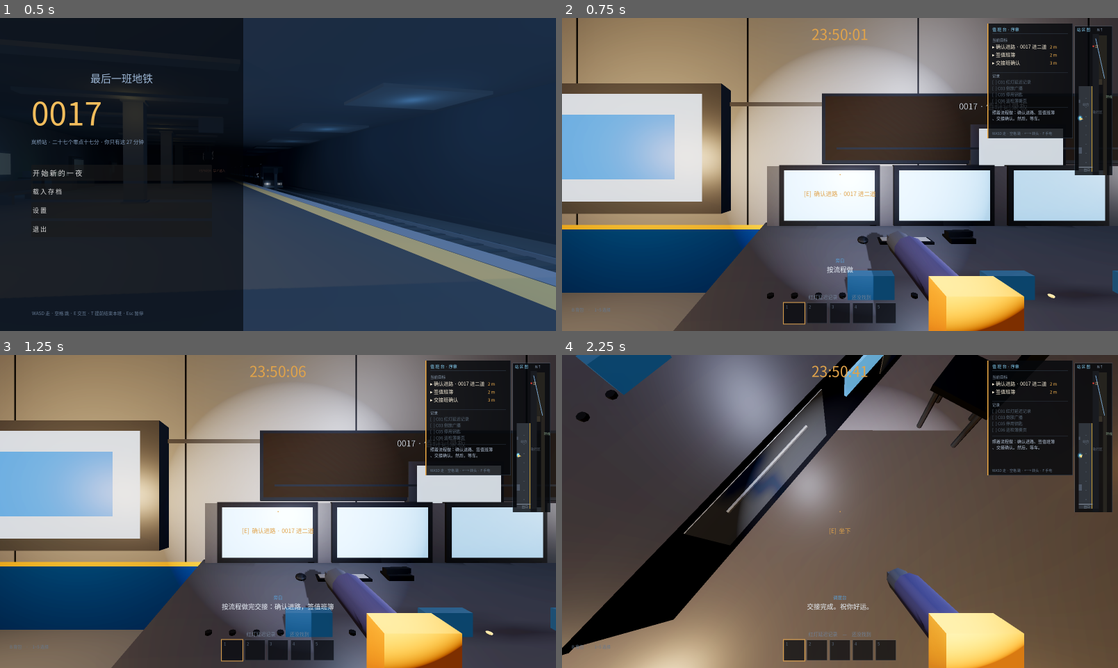
Above: before the commit, frames 1-4 (two rows, left to right).
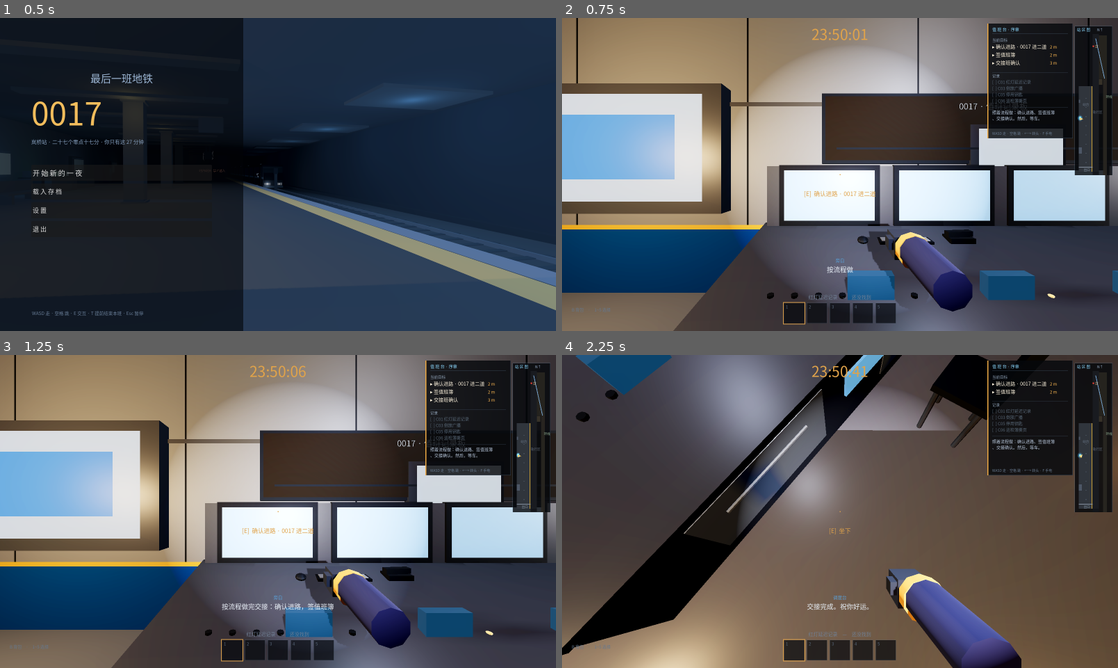
Above: after the commit, the same moments.

Repository: sabrina1647412733-collab/anomaly-bureau-game
Game: Godot game, scene res://scenes/main.tscn
Two runs of this game, one before a commit and one after it. Both use one fixed random seed, a clock stepped at 60 frames per second and the inputs below.
Inputs (mouse positions are in pixels of both pictures, inside the frame that each line leads up to):
- Up to frame 1 (0.5 s): no input
- Up to frame 2 (0.75 s): click "开 始 新 的 一 夜" at 0.5 s
- Up to frame 3 (1.25 s): no input
- Up to frame 4 (2.25 s): tap Enter at 1.25 s; move the mouse to (867, 511) at 1.27 s; hold E 1.28-2.03 s; hold Up from 1.28 s (still down); click (867, 511) at 1.42 s; tap Space at 1.52 s; move the mouse to (812, 511) at 2.02 s; tap R at 2.1 s

Frame 1 is identical in both runs. In frame 2, 4.0% of the frame differs, in the area x 54-84%, y 65-100%; in frame 3, 4.0%; in frame 4, 3.8%.

Commit message:
[godot] 角色形体第二轮（模型换成 vision 后第一次真正看图改）：① 去掉额头上那条深色横带（读起来像蒙眼布），头发改成「盖头顶 + 后脑 + 两侧鬓发」把脸框住；林岚另加低马尾；② NPC 头顶枢轴抬高 2cm 并新增脖子，肩部加肩块，手臂与躯干不再硬接；③ 手持物改为「挂在手上」：林岚工具盒做大（0.25x0.19x0.34 + 盖缝 + 提手）并落到左手下方，陈默公文包落到右手下方 + 提手；周砚的监听耳机从腰侧挪回脖子上（颈带 + 两个耳罩）；④ 第一人称手臂重做：整臂外移到 z=-0.62，小臂变短变细，袖口从 15cm 方块改成圆环（原来离相机 2cm，画面右下角一大块橙），手掌改盒子 + 拇指 + 三指。自检 exit 0 无报错；charlineup.gd 顺手关掉 HUD 并加了一张玩家上半身特写 - 小千

Diff:
--- a/scripts/game.gd
+++ b/scripts/game.gd
@@ -428,19 +428,24 @@
 	n.add_child(upper)
 	var hp := Node3D.new()
 	hp.name = "headPivot"
-	hp.position = Vector3(0, 0.605, 0)          # 世界 y = 1.60
+	hp.position = Vector3(0, 0.625, 0)          # 世界 y = 1.62（抬高 2cm 给脖子留位置）
 	upper.add_child(hp)
 	# 头 / 发 / 帽 / 眼（坐标相对头枢轴）
 	_part(hp, "head", Vector3(0, 0, 0), Vector3(0.21, 0.23, 0.20), skin)
-	_part(hp, "hair", Vector3(0, 0.105, -0.01), Vector3(0.235, 0.075, 0.225), hair)
+	# 头发：盖住头顶 + 后脑（原来那条横在前额的"发际"看起来像蒙眼布）
+	_part(hp, "hairTop", Vector3(0, 0.118, 0.014), Vector3(0.222, 0.045, 0.222), hair)
+	_part(hp, "hairBack", Vector3(0, 0.012, 0.104), Vector3(0.212, 0.212, 0.044), hair)
+	for hx in [-0.104, 0.104]:
+		_part(hp, "hairSide" + ("L" if hx < 0 else "R"), Vector3(hx, 0.052, 0.004), Vector3(0.030, 0.132, 0.192), hair)
+	if nm == "林岚":
+		_part(hp, "ponytail", Vector3(0, -0.070, 0.128), Vector3(0.086, 0.185, 0.068), hair)
 	if cap_on:
-		_part(hp, "cap", Vector3(0, 0.140, 0), Vector3(0.245, 0.055, 0.235), cloth2)
-		_part(hp, "visor", Vector3(0, 0.118, -0.155), Vector3(0.235, 0.030, 0.110), cloth2)
-	else:
-		_part(hp, "hairback", Vector3(0, -0.025, 0.098), Vector3(0.215, 0.215, 0.045), hair)
+		_part(hp, "cap", Vector3(0, 0.152, 0), Vector3(0.243, 0.055, 0.233), cloth2)
+		_part(hp, "visor", Vector3(0, 0.130, -0.152), Vector3(0.233, 0.030, 0.108), cloth2)
 	for ex in [-0.055, 0.055]:
-		_part(hp, "eye", Vector3(ex, 0.017, -0.104), Vector3(0.045, 0.026, 0.020), Color(0.06, 0.06, 0.07))
+		_part(hp, "eye", Vector3(ex, 0.022, -0.104), Vector3(0.045, 0.026, 0.020), Color(0.06, 0.06, 0.07))
 	# 躯干 / 领口 / 工牌（坐标相对上半身枢轴）
+	_part(upper, "neck", Vector3(0, 0.492, 0), Vector3(0.118, 0.078, 0.118), skin)
 	_part(upper, "torso", Vector3(0, 0.265, 0), Vector3(0.40, 0.46, 0.24), cloth)
 	_part(upper, "collar", Vector3(0, 0.475, 0), Vector3(0.30, 0.065, 0.215), cloth2)
 	_part(upper, "badge", Vector3(0.10, 0.350, -0.132), Vector3(0.055, 0.075, 0.016), accent, 1.6)
@@ -452,6 +457,7 @@
 		_part(n, "leg" + sfx, Vector3(sgn * 0.105, 0.770, 0), Vector3(0.155, 0.45, 0.165), cloth2, 0.0, true)
 		_part(n, "shin" + sfx, Vector3(sgn * 0.105, 0.3175, 0), Vector3(0.140, 0.455, 0.150), cloth2, 0.0, true)
 		_part(n, "shoe" + sfx, Vector3(sgn * 0.105, 0.045, -0.035), Vector3(0.155, 0.09, 0.26), Color(0.07, 0.07, 0.08))
+		_part(upper, "shoulderCap" + sfx, Vector3(sgn * 0.232, 0.432, 0), Vector3(0.140, 0.078, 0.160), cloth)
 		_part(upper, "armU" + sfx, Vector3(sgn * 0.245, 0.310, 0), Vector3(0.115, 0.33, 0.125), cloth, 0.0, true)
 		_part(upper, "armL" + sfx, Vector3(sgn * 0.255, -0.010, -0.030), Vector3(0.100, 0.31, 0.110), cloth, 0.0, true)
 		_part(upper, "hand" + sfx, Vector3(sgn * 0.255, -0.205, -0.050), Vector3(0.095, 0.120, 0.100), skin)
@@ -463,14 +469,21 @@
 	# 每人的随身物（区分剪影）
 	match nm:
 		"林岚":
-			_part(upper, "case", Vector3(-0.345, -0.255, -0.02), Vector3(0.20, 0.16, 0.34), Color(0.55, 0.34, 0.16))
-			_part(upper, "caseLid", Vector3(-0.345, -0.165, -0.02), Vector3(0.17, 0.03, 0.30), Color(0.30, 0.32, 0.34))
+			# 工具盒挂在左手下方，手正好在提手上（原来悬在胯边、手碰不到）
+			_part(upper, "case", Vector3(-0.262, -0.360, -0.02), Vector3(0.25, 0.19, 0.34), Color(0.55, 0.34, 0.16))
+			_part(upper, "caseLid", Vector3(-0.262, -0.258, -0.02), Vector3(0.22, 0.032, 0.30), Color(0.30, 0.32, 0.34))
+			_part(upper, "caseSeam", Vector3(-0.262, -0.300, -0.02), Vector3(0.256, 0.012, 0.346), Color(0.30, 0.20, 0.10))
+			_part(upper, "caseGrip", Vector3(-0.255, -0.222, -0.02), Vector3(0.036, 0.062, 0.036), Color(0.10, 0.10, 0.12))
 		"周砚":
-			_part(upper, "muff", Vector3(-0.310, 0.025, -0.02), Vector3(0.19, 0.16, 0.24), Color(0.10, 0.10, 0.12))
-			_part(upper, "headband", Vector3(0, 0.460, 0.010), Vector3(0.345, 0.045, 0.255), Color(0.10, 0.10, 0.12))
+			# 监听耳机改成挂在脖子上：颈带 + 两个耳罩（原来是一块黑盒子贴在腰上）
+			_part(upper, "headband", Vector3(0, 0.498, 0.012), Vector3(0.300, 0.048, 0.250), Color(0.10, 0.10, 0.12))
+			for ex in [-0.128, 0.128]:
+				_part(upper, "muff" + ("L" if ex < 0 else "R"), Vector3(ex, 0.470, 0.010), Vector3(0.062, 0.105, 0.100), Color(0.10, 0.10, 0.12))
 		"陈默":
-			_part(upper, "brief", Vector3(-0.335, -0.295, -0.02), Vector3(0.22, 0.24, 0.10), Color(0.17, 0.13, 0.10))
-			_part(upper, "briefLid", Vector3(-0.335, -0.165, -0.02), Vector3(0.19, 0.03, 0.06), Color(0.35, 0.30, 0.20))
+			# 公文包挂在右手下方
+			_part(upper, "brief", Vector3(0.255, -0.365, -0.02), Vector3(0.22, 0.24, 0.10), Color(0.17, 0.13, 0.10))
+			_part(upper, "briefLid", Vector3(0.255, -0.250, -0.02), Vector3(0.19, 0.03, 0.06), Color(0.35, 0.30, 0.20))
+			_part(upper, "briefGrip", Vector3(0.255, -0.215, -0.02), Vector3(0.036, 0.060, 0.036), Color(0.30, 0.26, 0.18))
 	var key := OmniLight3D.new()
 	key.position = Vector3(0.5, 1.5, 0.6)
 	key.light_color = Color(0.75, 0.82, 0.95)
--- a/scripts/player.gd
+++ b/scripts/player.gd
@@ -148,6 +148,9 @@
 	hip.add_child(_mesh_box(Vector3(0.36, 0.20, 0.24), dark, Vector3(0, 0.0125, 0)))
 	var torso := _joint("torso", body, Vector3(0, 0.94, 0))
 	torso.add_child(_mesh_box(Vector3(0.42, 0.50, 0.26), coat, Vector3(0, 0.25, 0)))
+	torso.add_child(_mesh_box(Vector3(0.115, 0.080, 0.115), skin, Vector3(0, 0.470, 0)))
+	for sc in [-1.0, 1.0]:
+		torso.add_child(_mesh_box(Vector3(0.140, 0.080, 0.160), coat, Vector3(sc * 0.232, 0.455, 0)))
 	torso.add_child(_mesh_box(Vector3(0.44, 0.44, 0.275), vest, Vector3(0, 0.22, 0), 0.55))   # 反光背心（A 里是从胸到胯的长背心）
 	torso.add_child(_mesh_box(Vector3(0.45, 0.045, 0.285), Color(0.89, 0.80, 0.33), Vector3(0, 0.36, 0), 0.9))
 	torso.add_child(_mesh_box(Vector3(0.45, 0.045, 0.285), Color(0.89, 0.80, 0.33), Vector3(0, 0.13, 0), 0.9))
@@ -157,7 +160,10 @@
 	torso.add_child(_mesh_box(Vector3(0.12, 0.14, 0.07), Color(0.30, 0.26, 0.20), Vector3(-0.15, 0.06, 0.15)))  # 工具腰包
 	var head := _joint("head", body, Vector3(0, 1.44, 0))
 	head.add_child(_mesh_box(Vector3(0.205, 0.20, 0.205), skin, Vector3(0, 0.105, 0)))
-	head.add_child(_mesh_box(Vector3(0.215, 0.055, 0.215), Color(0.10, 0.09, 0.10), Vector3(0, 0.038, 0.007)))
+	head.add_child(_mesh_box(Vector3(0.208, 0.040, 0.208), Color(0.10, 0.09, 0.10), Vector3(0, 0.210, 0.012)))
+	head.add_child(_mesh_box(Vector3(0.196, 0.180, 0.038), Color(0.10, 0.09, 0.10), Vector3(0, 0.108, 0.100)))
+	for hx in [-0.101, 0.101]:
+		head.add_child(_mesh_box(Vector3(0.028, 0.120, 0.186), Color(0.10, 0.09, 0.10), Vector3(hx, 0.148, 0.004)))
 	for ex in [-0.055, 0.055]:
 		head.add_child(_mesh_box(Vector3(0.042, 0.024, 0.02), Color(0.06, 0.06, 0.07), Vector3(ex, 0.118, -0.098)))
 	head.add_child(_mesh_box(Vector3(0.225, 0.075, 0.225), dark, Vector3(0, 0.235, 0)))            # 帽子
@@ -181,7 +187,7 @@
 func _build_viewarm() -> void:
 	view_arm = Node3D.new()
 	view_arm.name = "ViewArm"
-	view_arm.position = Vector3(0.26, -0.26, -0.42)
+	view_arm.position = Vector3(0.30, -0.30, -0.62)
 	cam.add_child(view_arm)
 	var mat := StandardMaterial3D.new()
 	mat.albedo_color = Color(0.14, 0.14, 0.24)
@@ -196,39 +202,46 @@
 	gmat.emission_energy_multiplier = 0.10
 	var fore := MeshInstance3D.new()
 	var fm := CylinderMesh.new()
-	fm.top_radius = 0.052
-	fm.bottom_radius = 0.062
-	fm.height = 0.40
+	fm.top_radius = 0.056
+	fm.bottom_radius = 0.066
+	fm.height = 0.30
 	fm.radial_segments = 10
 	fore.mesh = fm
-	fore.position = Vector3(0.02, -0.05, -0.22)
+	fore.position = Vector3(0.010, -0.020, -0.10)
 	fore.rotation.x = PI * 0.5
 	fore.material_override = mat
 	view_arm.add_child(fore)
 	var hand := MeshInstance3D.new()
-	var hm := CylinderMesh.new()
-	hm.top_radius = 0.048
-	hm.bottom_radius = 0.054
-	hm.height = 0.16
-	hm.radial_segments = 8
+	var hm := BoxMesh.new()
+	hm.size = Vector3(0.115, 0.105, 0.150)
 	hand.mesh = hm
-	hand.position = Vector3(0.016, -0.062, -0.49)
-	hand.rotation.x = PI * 0.5
+	hand.position = Vector3(0.012, -0.045, -0.42)
 	hand.material_override = gmat
 	view_arm.add_child(hand)
+	var thumb := MeshInstance3D.new()
+	var tm := BoxMesh.new()
+	tm.size = Vector3(0.045, 0.050, 0.072)
+	thumb.mesh = tm
+	thumb.position = Vector3(-0.048, -0.030, -0.395)
+	thumb.material_override = gmat
+	view_arm.add_child(thumb)
 	for fx in [-0.026, 0.0, 0.026]:
 		var fg := MeshInstance3D.new()
 		var ff := BoxMesh.new()
-		ff.size = Vector3(0.021, 0.032, 0.075)
+		ff.size = Vector3(0.024, 0.034, 0.070)
 		fg.mesh = ff
-		fg.position = Vector3(0.016 + fx, -0.062, -0.60)
+		fg.position = Vector3(0.012 + fx, -0.048, -0.515)
 		fg.material_override = gmat
 		view_arm.add_child(fg)
 	var cuff := MeshInstance3D.new()
-	var cb := BoxMesh.new()
-	cb.size = Vector3(0.15, 0.15, 0.08)
-	cuff.mesh = cb
-	cuff.position = Vector3(0.02, -0.05, -0.02)
+	var cc := CylinderMesh.new()
+	cc.top_radius = 0.072
+	cc.bottom_radius = 0.072
+	cc.height = 0.055
+	cc.radial_segments = 10
+	cuff.mesh = cc
+	cuff.position = Vector3(0.010, -0.024, -0.262)
+	cuff.rotation.x = PI * 0.5
 	var cm := StandardMaterial3D.new()
 	cm.albedo_color = Color(0.80, 0.52, 0.14)
 	cm.emission_enabled = true
--- a/scripts/tests/charlineup.gd
+++ b/scripts/tests/charlineup.gd
@@ -15,6 +15,8 @@
 	game._on_start()
 	for i in range(25):
 		await process_frame
+	if game.hud != null:
+		game.hud.visible = false
 	var bg := Color(0.29, 0.36, 0.43)          # 参考图背景 #4b5c6e
 	    # 关掉泛光：过曝的高光会在头顶糊出一圈光晕，把轮廓量歪
 	var we := _find_we(game)
@@ -30,15 +32,15 @@
 	var wall := MeshInstance3D.new()
 	var wb := BoxMesh.new(); wb.size = Vector3(26, 12, 0.4)
 	wall.mesh = wb; wall.material_override = flat
-	wall.position = Vector3(1.8, 4.5, -1.2)
+	wall.position = Vector3(2.55, 4.5, -1.2)
 	game.add_child(wall)
 	var ground := MeshInstance3D.new()
 	var gb := BoxMesh.new(); gb.size = Vector3(26, 0.04, 16)
 	ground.mesh = gb; ground.material_override = flat
-	ground.position = Vector3(1.8, -0.02, 5.0)
+	ground.position = Vector3(2.55, -0.02, 5.0)
 	game.add_child(ground)
 	# 四个角色摆一排，都面朝 +Z（镜头）
-	var xs := [0.0, 1.2, 2.4, 3.6]
+	var xs := [0.0, 1.7, 3.4, 5.1]
 	game.player.cam_mode = 1                    # 让玩家身体显形
 	game.player.global_position = Vector3(xs[0], 0.03, 0.0)
 	game.player.rotation.y = PI
@@ -51,7 +53,7 @@
 		np["node"].rotation.y = PI
 		placed += 1
 	# 均光
-	for lx in [0.0, 1.2, 2.4, 3.6]:
+	for lx in [0.0, 1.7, 3.4, 5.1]:
 		var l := OmniLight3D.new()
 		l.position = Vector3(lx, 2.3, 2.2)
 		l.light_color = Color(1.0, 0.97, 0.92)
@@ -61,12 +63,12 @@
 		game.add_child(l)
 	# 自己的相机（不用玩家相机）
 	var c := Camera3D.new()
-	c.position = Vector3(1.8, 0.95, 7.6)
+	c.position = Vector3(2.55, 0.95, 10.6)
 	c.fov = 21.0
 	c.near = 0.05
 	c.far = 200.0
 	game.add_child(c)
-	c.look_at(Vector3(1.8, 0.88, 0.0), Vector3.UP)
+	c.look_at(Vector3(2.55, 0.88, 0.0), Vector3.UP)
 	c.make_current()
 	for i in range(30):
 		await process_frame
@@ -75,6 +77,16 @@
 	var img: Image = root.get_texture().get_image()
 	img.save_png("res://_预览/look/charlineup.png")
 	print("[LINEUP] ", img.get_width(), "x", img.get_height())
+	# 再来一张玩家上半身特写（看脸 / 帽子 / 背心 / 手臂）
+	c.position = Vector3(0.0, 1.35, 2.0)
+	c.fov = 42.0
+	c.look_at(Vector3(0.0, 1.22, 0.0), Vector3.UP)
+	for i in range(12):
+		await process_frame
+	await RenderingServer.frame_post_draw
+	var img2: Image = root.get_texture().get_image()
+	img2.save_png("res://_预览/look/charlineup_脸.png")
+	print("[LINEUP] 玩家特写 ", img2.get_width(), "x", img2.get_height())
 	quit()
 
 func _find_we(n: Node) -> WorldEnvironment:
